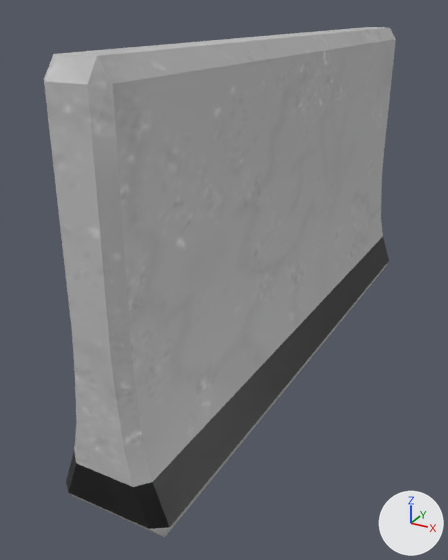
A saved change to the FBX model Assets/Props/Barricade white taller.fbx.
Both versions are drawn from a 50 mm camera at (2.09, -4.85, 3.01) aimed at (-0.32, -0.47, 0.82). The lights are fixed; the arrows at lower right show +X, +Y and +Z.

Script lines for the objects in view, before the commit:
```python
me_cube = bpy.data.meshes.new('Cube')
me_cube.from_pydata(...)  # 72 vertices, 74 faces; spans x -0.41..0.41, y -2.57..2.57, z 0.0..2.81
me_cube.materials.append(mat_material)  # picture img_metal___cavewall_atlas__png
ob_cube = bpy.data.objects.new('Cube', me_cube)
ob_cube.location = (0.0, 0.0, 0.0)
```
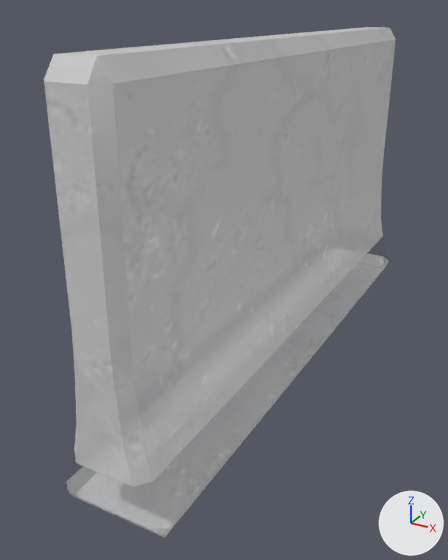
Changed parts and their boxes (x1, y1, x2, y2) in the pictures (448 x 560 px):
'Cube', surface changed, recoloured
    both: (44, 27, 396, 538)

Diff of the bpy script that builds the scene:
```diff
--- a/Assets/Props/Barricade white taller.fbx.py
+++ b/Assets/Props/Barricade white taller.fbx.py
@@ img_metal___cavewall_atlas__png @@
-img_metal___cavewall_atlas__png = load_image('Metal + Cavewall Atlas .png', '../Materials/Textures/Metal + Cavewall Atlas .png', 4096, 4096, 'sRGB')
+img_metal___cavewall_atlas__png = load_image('Metal + Cavewall Atlas .png', '../Materials/Textures/Metal + Cavewall Atlas .png', 4096, 4096, 'Non-Color')
@@ mat_material_001 @@
+mat_material_001 = bpy.data.materials.new('Material.001')
+# uses the picture img_metal___cavewall_atlas__png
@@ me_cube @@
 me_cube.from_pydata(...)  # 72 vertices, 74 faces; spans x -0.41..0.41, y -2.57..2.57, z 0.0..2.81
-me_cube.materials.append(mat_material)  # picture img_metal___cavewall_atlas__png
+me_cube.materials.append(mat_material_001)
```
